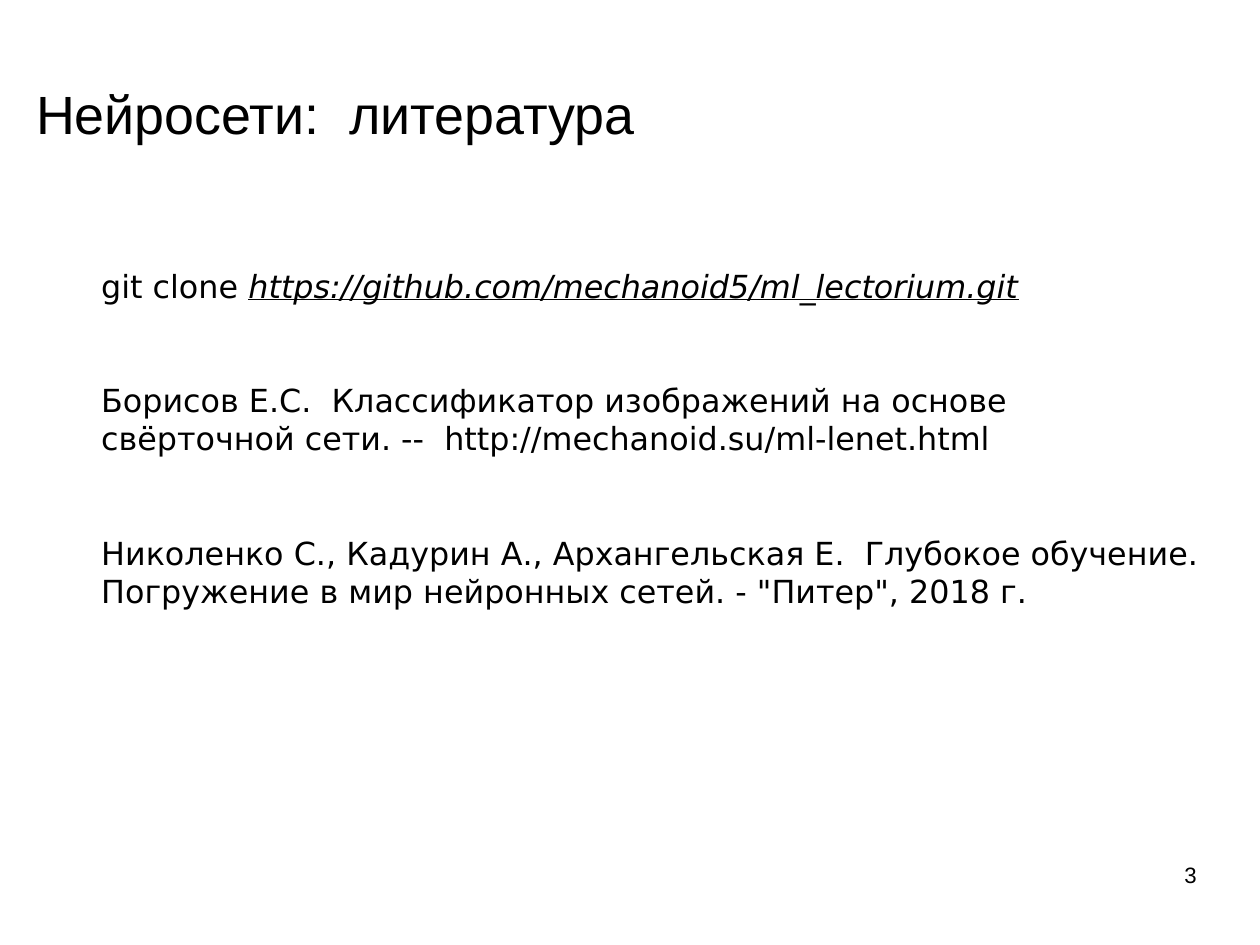
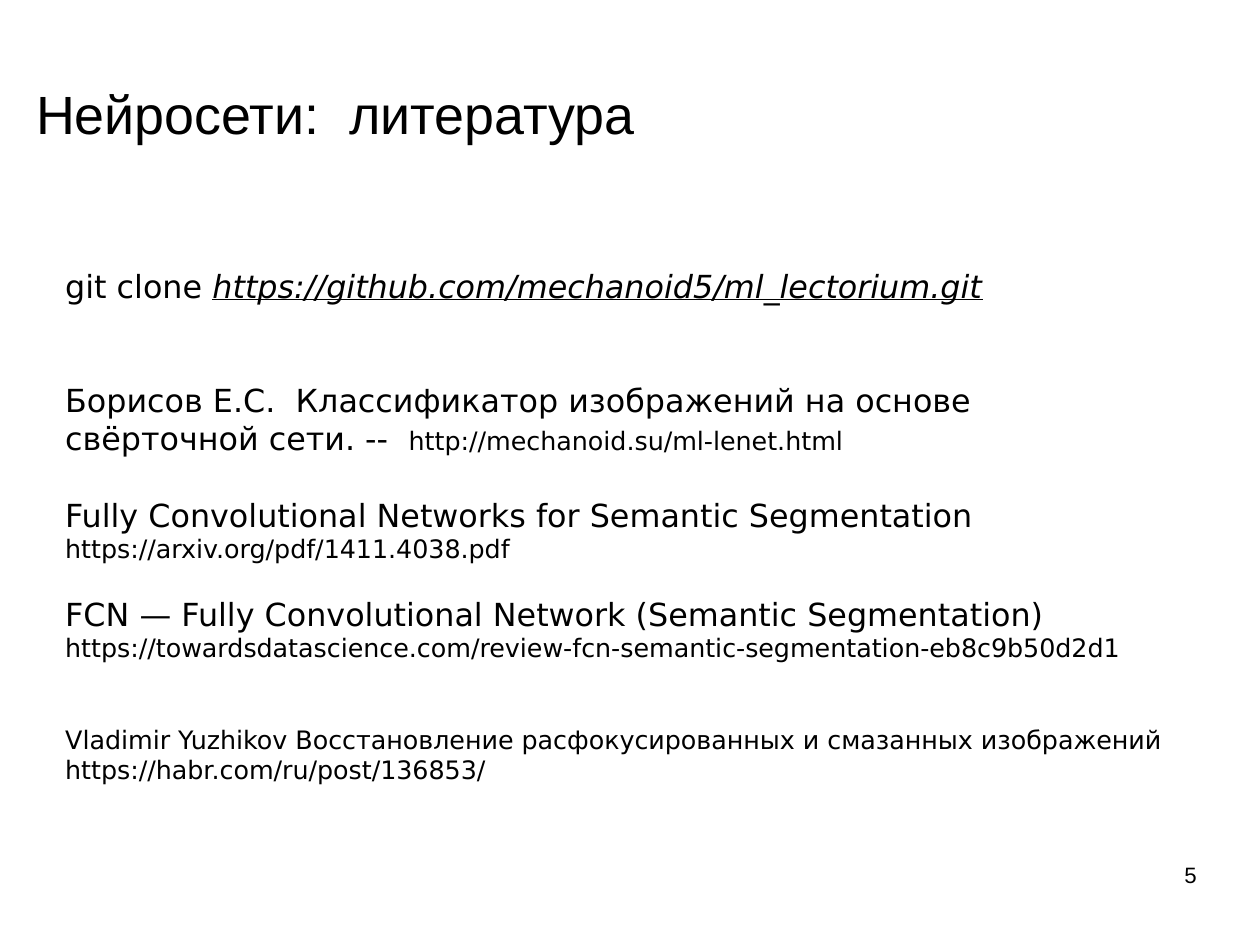
Before and after one commit to mechanoid5/ml_lectorium_legacy, a slide deck: slide 5 of 22-object-loc-img.odp (slide 3 before the commit). Drawn at 1260x945 pixels with LibreOffice and Linux fonts; fonts in the diff are those of the drawing; background and template pictures are left out. Boxes give left, top, right and bottom in pixels: in the first picture for what was removed or moved away, otherwise in the second. Text is boxed around its words. In the diff, an @@ line names an element or a change of style, - is before the commit and + after.

```diff
--- a/22-object-loc-img.odp
+++ b/22-object-loc-img.odp
@@ text "git clone https://github.com/mechanoid5/ml_lectorium.git": place and size @@
-text "git clone https://github.com/mechanoid5/ml_lectorium.git" at (101,274,1198,610)
+text "git clone https://github.com/mechanoid5/ml_lectorium.git" at (65,274,1161,785)
@@ text at (65,387,970,457): size 20 to 16 pt in "http://mechanoid.su/ml-lenet.html" @@
@@ text at (65,503,1161,785): text changed; size 20 to 16 pt @@
-Николенко С., Кадурин А., Архангельская Е. Глубокое обучение. Погружение в мир нейронных сетей. - "Питер", 2018 г.
+Fully Convolutional Networks for Semantic Segmentation
+https://arxiv.org/pdf/1411.4038.pdf
+FCN — Fully Convolutional Network (Semantic Segmentation)
+https://towardsdatascience.com/review-fcn-semantic-segmentation-eb8c9b50d2d1
+Vladimir Yuzhikov Восстановление расфокусированных и смазанных изображений
+https://habr.com/ru/post/136853/
@@ page number at (1184,867,1196,884): text changed @@
-3
+5
```
Also in this commit, not shown: 1 other slide changed, 3 slides added, 1 slide removed, 1 other file.
